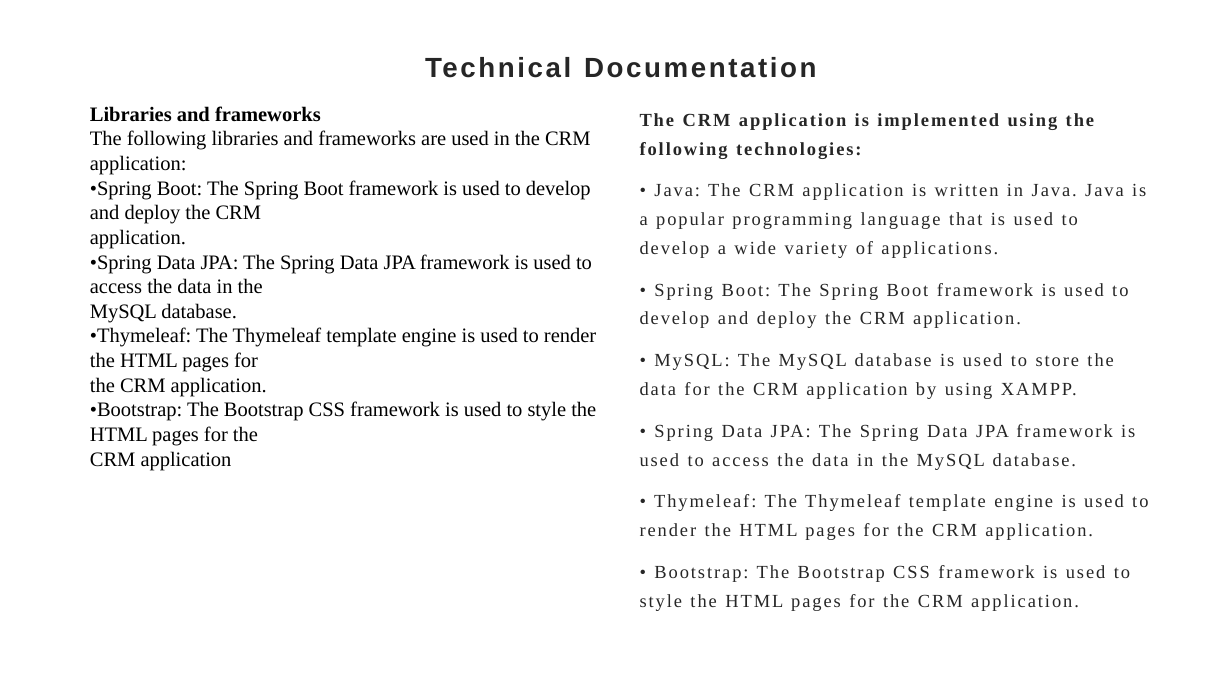
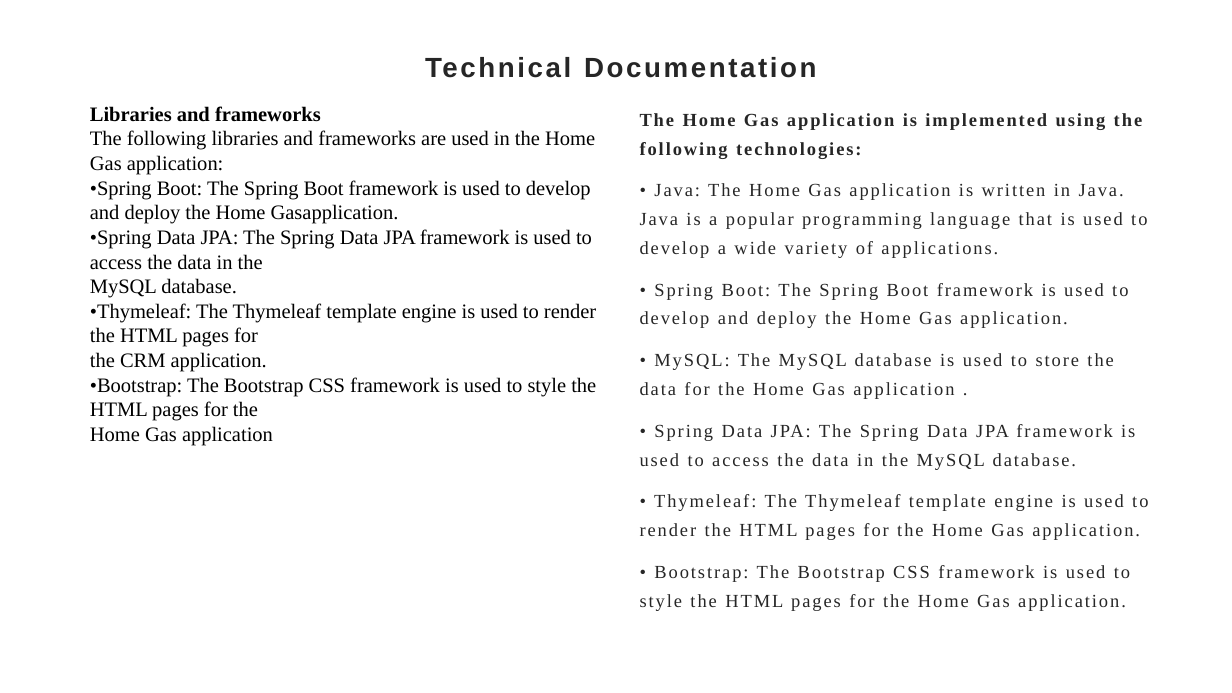
Before and after one commit to Gertrude11/Gas-Delivery, a slide deck: slide 10 of HomeGas24426_Documentation.pptx. Drawn at 1232x693 pixels with LibreOffice and Linux fonts; fonts in the diff are those of the drawing. Boxes give left, top, right and bottom in pixels: in the first picture for what was removed or moved away, otherwise in the second. Text is boxed around its words. In the diff, an @@ line names an element or a change of style, - is before the commit and + after.

Commit message:
new commit

```diff
--- a/HomeGas24426_Documentation.pptx
+++ b/HomeGas24426_Documentation.pptx
@@ text at bbox=[640, 113, 1147, 399]: text changed @@
-The CRM application is implemented using the following technologies:
-• Java: The CRM application is written in Java. Java is a popular programming language that is used to develop a wide variety of applications.
-• Spring Boot: The Spring Boot framework is used to develop and deploy the CRM application.
-• MySQL: The MySQL database is used to store the data for the CRM application by using XAMPP.
+The Home Gas application is implemented using the following technologies:
+• Java: The Home Gas application is written in Java. Java is a popular programming language that is used to develop a wide variety of applications.
+• Spring Boot: The Spring Boot framework is used to develop and deploy the Home Gas application.
+• MySQL: The MySQL database is used to store the data for the Home Gas application .
@@ text at bbox=[90, 130, 595, 224]: text changed @@
-The following libraries and frameworks are used in the CRM application:
-•Spring Boot: The Spring Boot framework is used to develop and deploy the CRM
-application.
+The following libraries and frameworks are used in the Home Gas application:
+•Spring Boot: The Spring Boot framework is used to develop and deploy the Home Gasapplication.
@@ text at bbox=[90, 426, 273, 446]: text changed @@
-CRM application
+Home Gas application
@@ text at bbox=[640, 494, 1148, 611]: text changed @@
-• Thymeleaf: The Thymeleaf template engine is used to render the HTML pages for the CRM application.
-• Bootstrap: The Bootstrap CSS framework is used to style the HTML pages for the CRM application.
+• Thymeleaf: The Thymeleaf template engine is used to render the HTML pages for the Home Gas application.
+• Bootstrap: The Bootstrap CSS framework is used to style the HTML pages for the Home Gas application.
```
Also in this commit, not shown: 6 slides added.
